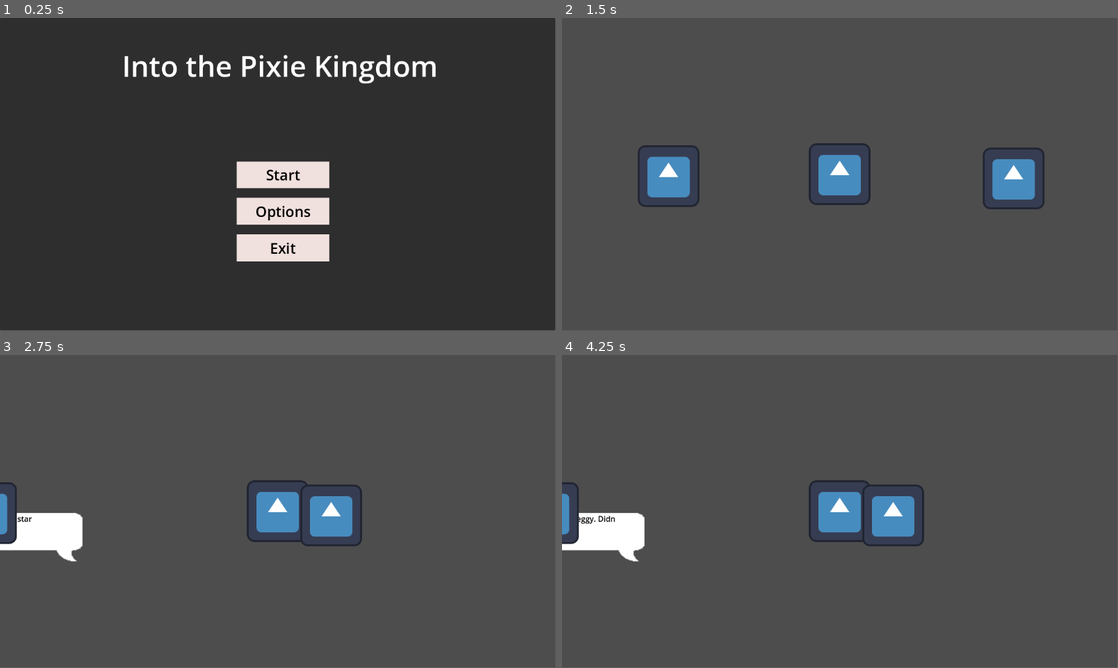
Above: before the commit, frames 1-4 (two rows, left to right).
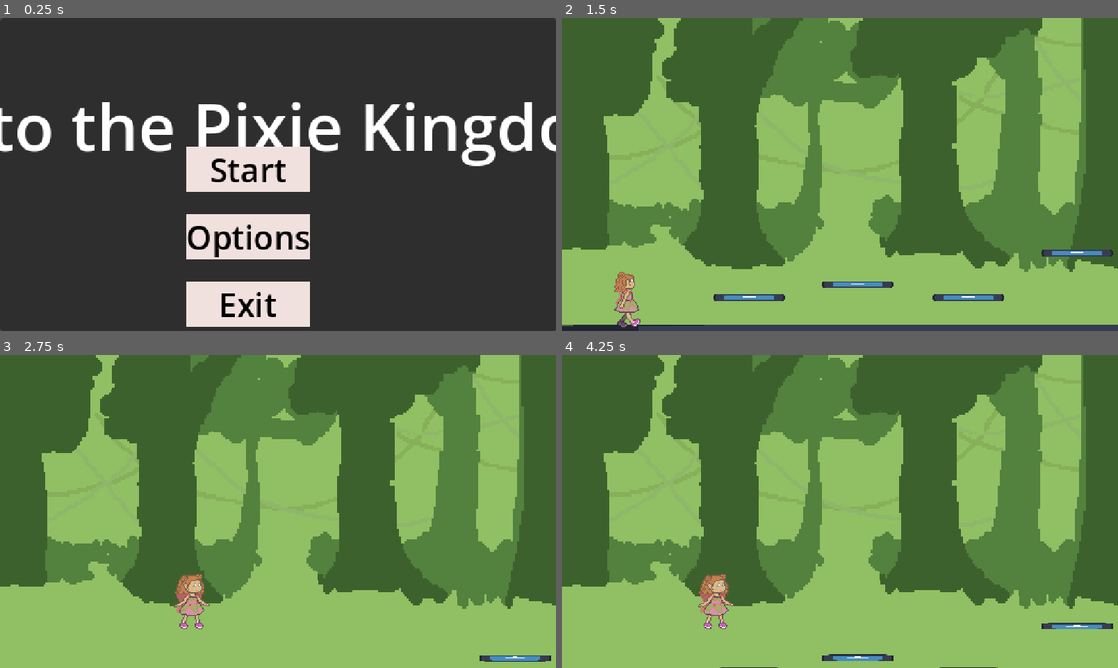
Above: after the commit, the same moments.

Repository: AlexReidNZ/Into-The-Pixie-Kingdom
Game: Godot game, scene res://Scenes/menu.tscn
Same seed, same stepped clock (60 frames per second), same inputs: the game is played once before the commit and once after it. The engine's default icon, where the game draws it, is replaced by a stand-in: a white triangle on a blue panel in a dark square.
Inputs:
- Up to frame 1 (0.25 s): no input
- Up to frame 2 (1.5 s): click "Start" at 0.5 s; tap Enter (ui_accept) at 1.25 s; hold Right (move_right) from 1.28 s (still down); hold Shift (run) from 1.28 s (still down)
- Up to frame 3 (2.75 s): keep holding Right (move_right); tap Space (jump) at 1.52, 2.27 s; release Shift (run) at 2.03 s; tap Shift (run) at 2.1 s
- Up to frame 4 (4.25 s): release Right (move_right) at 2.78 s; hold Left (move_left) 2.78-3.53 s; hold Shift (run) 2.78-3.53 s; hold Right (move_right) from 3.53 s (still down); tap Shift (run) at 3.6 s; tap Space (jump) at 3.77 s
In our replay, the window is 799x449 before the commit and 800x450 after it. These sizes can differ from the game's own. Grey fills any space a smaller window leaves; there, only what the larger window draws over its background counts as a difference.

The runs differ from the first frame. In frame 1, 16% of the frame differs, in the area x 0-100%, y 0-100%; in frame 2, 98%; in frame 3, 100%; in frame 4, 100%.
Error before the commit: Invalid type in function '_find_node_recursive' in base 'Node (DialogStateMachine)'. The Object-derived class of argument 1 (previously freed) is not a subclas…

Commit message:
feat: change scale settings

Diff:
--- a/Scenes/menu.tscn
+++ b/Scenes/menu.tscn
@@ -53,8 +53,8 @@
 anchor_bottom = 0.5
 offset_left = -85.0
 offset_top = -26.0
-offset_right = 107.0
-offset_bottom = 181.0
+offset_right = 29.0
+offset_bottom = 140.0
 grow_horizontal = 2
 grow_vertical = 2
 theme_override_constants/separation = 20
--- a/Scripts/menu.gd
+++ b/Scripts/menu.gd
@@ -1,7 +1,8 @@
 extends Control
 
+
 func _on_start_pressed() -> void:
-	get_tree().change_scene_to_file("res://Scenes/main.tscn")
+	get_tree().change_scene_to_file("res://platformer/platform_level.tscn")
 
 func _on_options_pressed() -> void:
 	pass # Replace with function body.
--- a/platformer/platform_level.tscn
+++ b/platformer/platform_level.tscn
@@ -1,7 +1,8 @@
-[gd_scene load_steps=6 format=3 uid="uid://cfrj4t5rn0lay"]
+[gd_scene load_steps=7 format=3 uid="uid://cfrj4t5rn0lay"]
 
 [ext_resource type="PackedScene" uid="uid://boc6l1kkktvup" path="res://player/player.tscn" id="1_bxnp0"]
-[ext_resource type="Texture2D" uid="uid://ca56kg7jr5m0y" path="res://icon.svg" id="1_woxqj"]
+[ext_resource type="Texture2D" uid="uid://ca56kg7jr5m0y" path="res://Sprites/icon.svg" id="1_woxqj"]
+[ext_resource type="Texture2D" uid="uid://boy25fpexvose" path="res://platformer/Ivy Path Background.png" id="3_k08ho"]
 
 [sub_resource type="WorldBoundaryShape2D" id="WorldBoundaryShape2D_mr6wc"]
 
@@ -14,9 +15,19 @@
 [node name="PlatformLevel" type="Node2D"]
 texture_filter = 1
 
+[node name="Parallax2D" type="Parallax2D" parent="."]
+scroll_scale = Vector2(0.5, 0)
+repeat_size = Vector2(602, 0)
+
+[node name="IvyPathBackground" type="Sprite2D" parent="Parallax2D"]
+z_index = -999
+scale = Vector2(0.188125, 0.188125)
+texture = ExtResource("3_k08ho")
+centered = false
+
 [node name="Player" parent="." instance=ExtResource("1_bxnp0")]
 z_index = 10
-position = Vector2(42, 114)
+position = Vector2(44, -46)
 speed = 69
 acceleration = 0.2
 deceleration = 0.14
@@ -25,7 +36,7 @@
 animate_look_around_chance = 0.15
 
 [node name="Ground" type="StaticBody2D" parent="."]
-position = Vector2(0, 137)
+position = Vector2(-50, -6)
 
 [node name="CollisionShape2D" type="CollisionShape2D" parent="Ground"]
 position = Vector2(0, 1)
@@ -42,6 +53,7 @@
 shape = SubResource("WorldBoundaryShape2D_w4v88")
 
 [node name="Platforms" type="Node2D" parent="."]
+position = Vector2(22, -116)
 
 [node name="Platform" type="StaticBody2D" parent="Platforms"]
 position = Vector2(117, 82)
--- a/player/player.tscn
+++ b/player/player.tscn
@@ -486,9 +486,10 @@
 script = ExtResource("1_mehl8")
 
 [node name="Camera2D" type="Camera2D" parent="."]
-position = Vector2(0, 26)
+position = Vector2(-256, -229)
+anchor_mode = 0
 limit_left = 0
-limit_bottom = 144
+limit_bottom = 0
 position_smoothing_enabled = true
 position_smoothing_speed = 8.0
 
--- a/project.godot
+++ b/project.godot
@@ -20,6 +20,15 @@
 DialogDatabase="*res://Scripts/dialog_database.gd"
 DialogStateMachineAuto="*res://Scripts/dialog_state_machine.gd"
 Global="*res://Scripts/Global.gd"
+
+[display]
+
+window/size/viewport_width=512
+window/size/viewport_height=288
+window/size/window_width_override=1280
+window/size/window_height_override=720
+window/stretch/mode="viewport"
+window/stretch/aspect="keep_height"
 
 [dotnet]
 
Not shown, added: platformer/Ivy Path Background.png.import
Not shown, added: platformer/Ivy Path foregrund.png.import
Not shown, added: platformer/Ivy Path path.png.import
Not shown, added: platformer/Ivy Path trees.png.import
